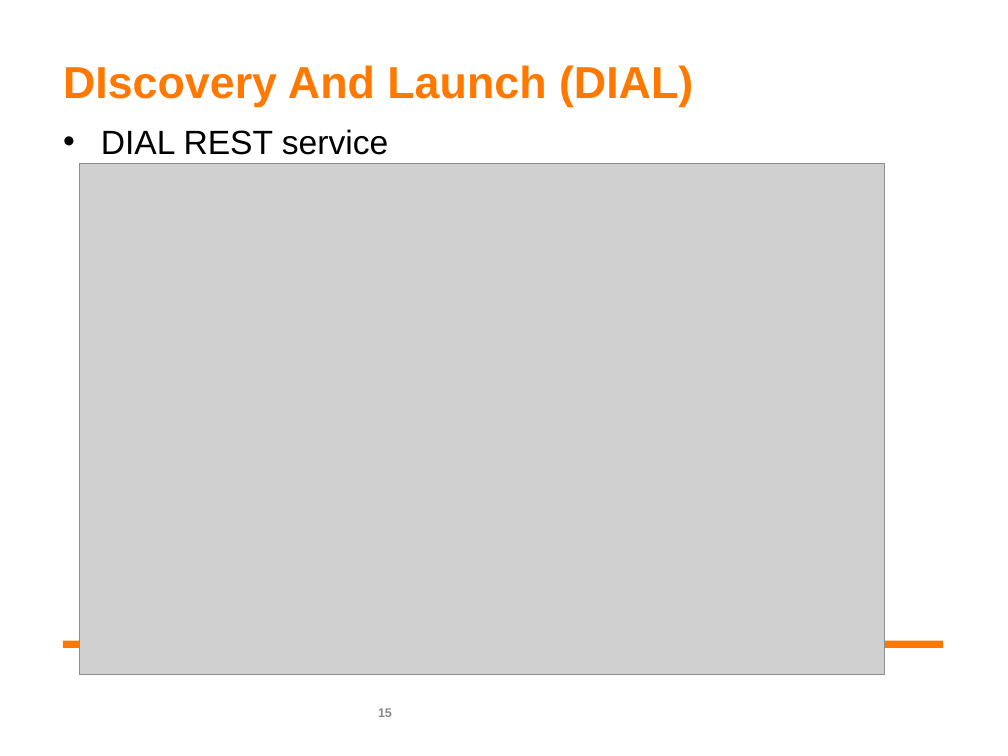
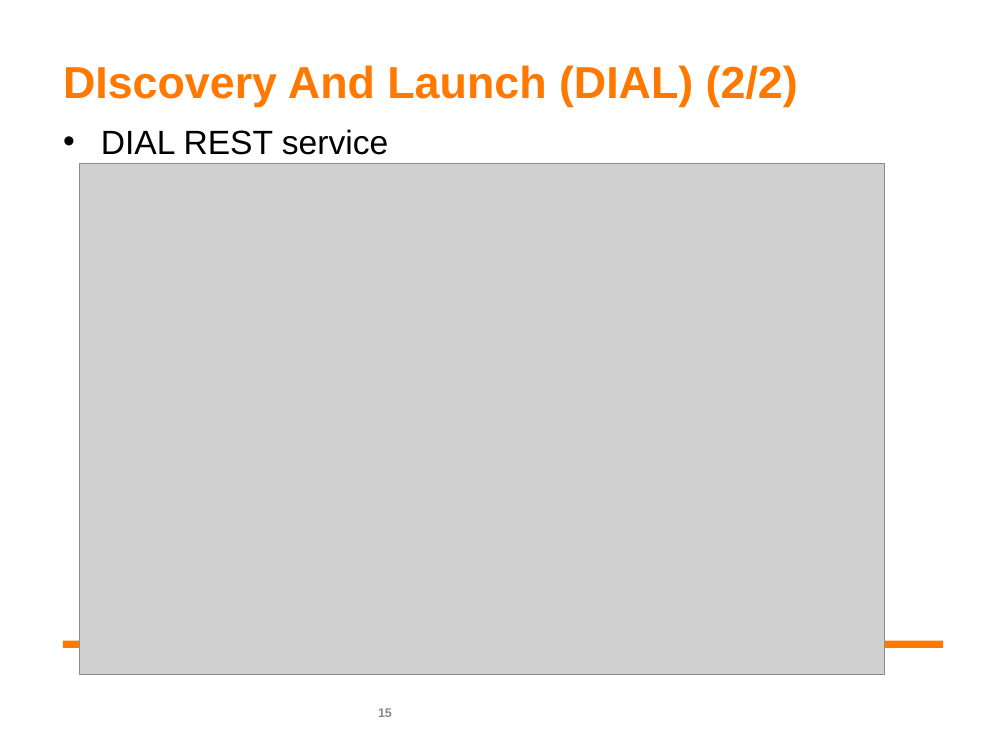
Before and after one commit to pengdev/home-networking, a slide deck: slide 15 of liu_120515.ppt. Drawn at 1008x756 pixels with LibreOffice and Linux fonts; fonts in the diff are those of the drawing; grey boxes stand for pictures; background and template pictures are left out. Boxes give left, top, right and bottom in pixels: in the first picture for what was removed or moved away, otherwise in the second. Text is boxed around its words. In the diff, an @@ line names an element or a change of style, - is before the commit and + after.

```diff
--- a/liu_120515.ppt
+++ b/liu_120515.ppt
@@ title at (x1=63, y1=65, x2=798, y2=107): text changed @@
-DIscovery And Launch (DIAL)
+DIscovery And Launch (DIAL) (2/2)
```
Also in this commit, not shown: 13 other slides changed, 1 slide added, 1 other file.
